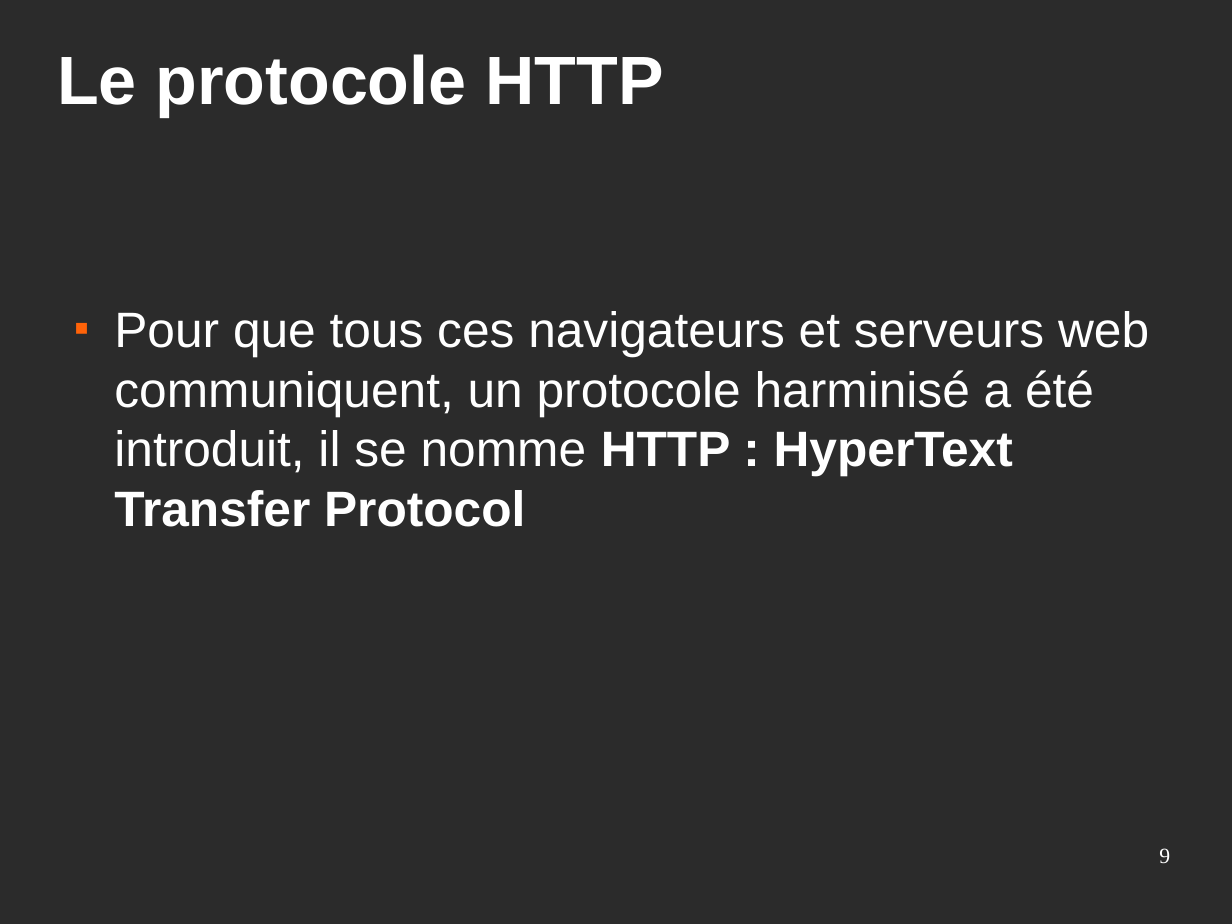
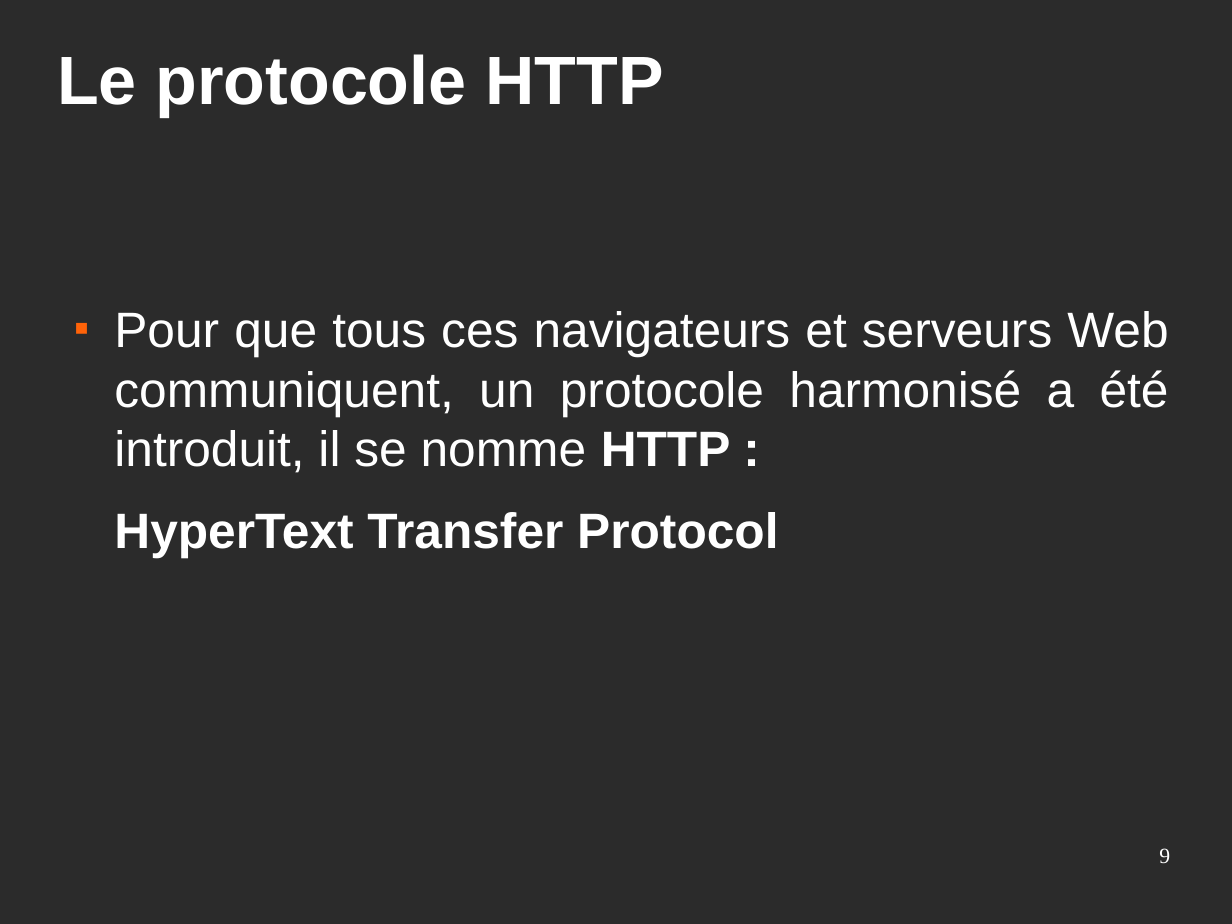
Before and after one commit to Eirbware/Formation, a slide deck: slide 9 of presentations/fondements.odp. Drawn at 1232x924 pixels with LibreOffice and Linux fonts; fonts in the diff are those of the drawing; background and template pictures are left out; a plain dark background stands for a picture behind light text. Boxes give left, top, right and bottom in pixels: in the first picture for what was removed or moved away, otherwise in the second. Text is boxed around its words. In the diff, an @@ line names an element or a change of style, - is before the commit and + after.

```diff
--- a/presentations/fondements.odp
+++ b/presentations/fondements.odp
@@ text at (x1=114, y1=311, x2=1169, y2=557): text changed @@
-■ Pour que tous ces navigateurs et serveurs web communiquent, un protocole harminisé a été introduit, il se nomme HTTP : HyperText Transfer Protocol
+■ Pour que tous ces navigateurs et serveurs Web communiquent, un protocole harmonisé a été introduit, il se nomme HTTP :
+HyperText Transfer Protocol
```
Also in this commit, not shown: 21 other slides changed, 2 other files.
